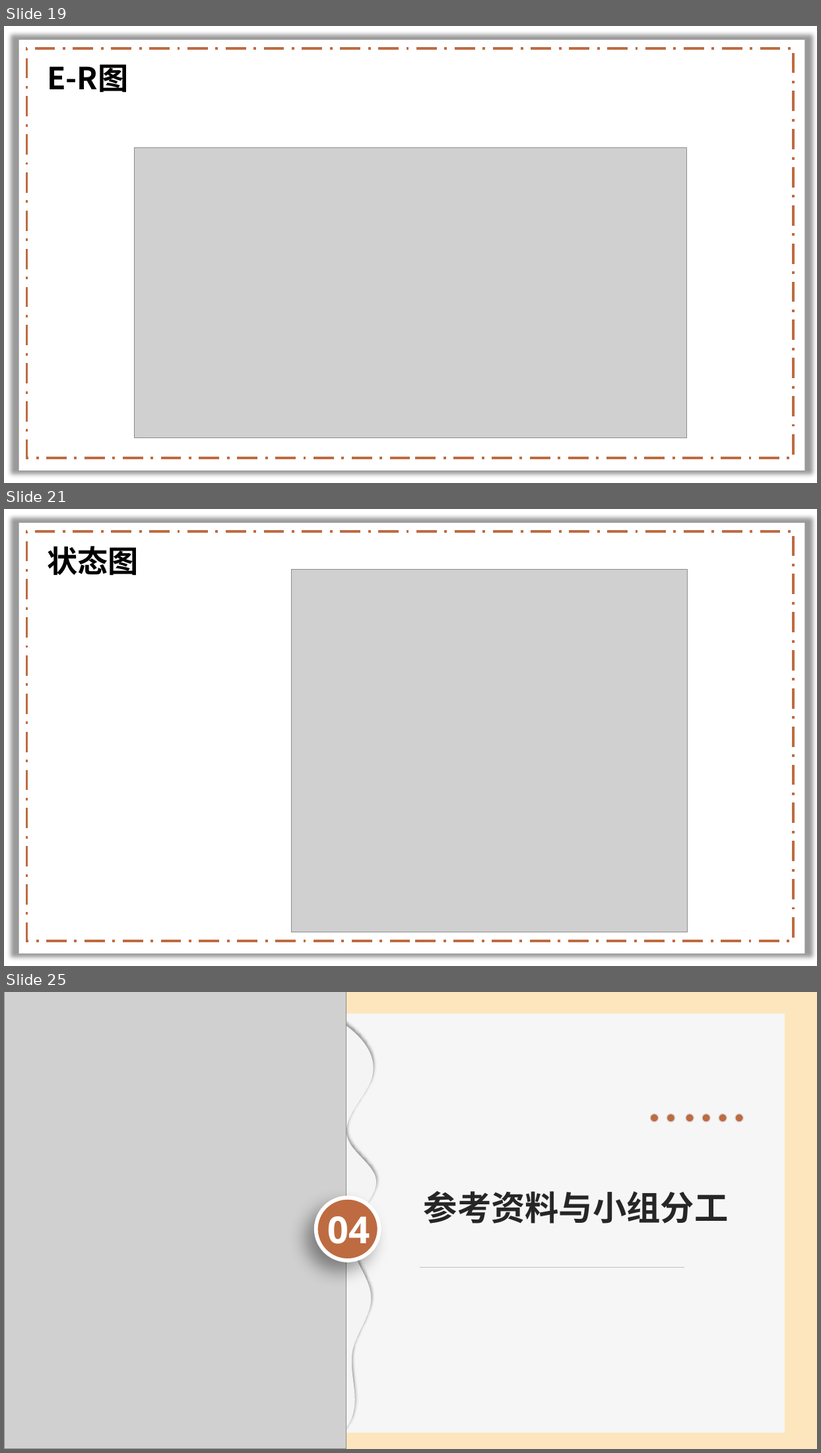
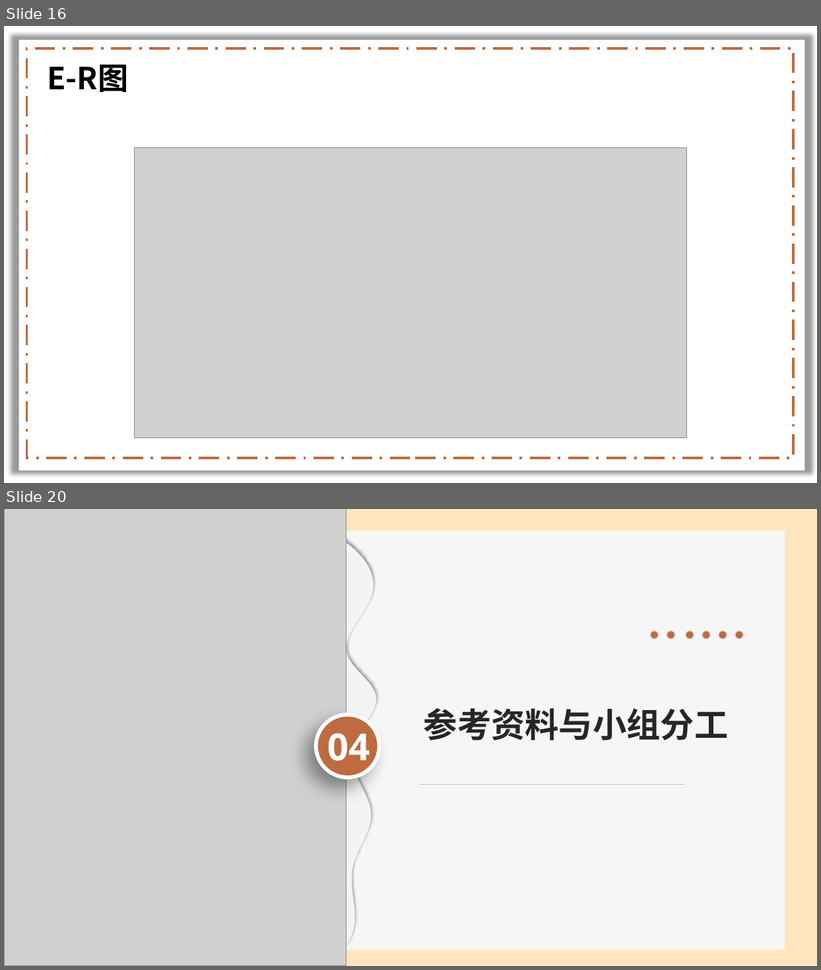
Before and after one commit to lenovo-wu/G11ZUCC, a slide deck: 需求规格说明.pptx. Shown one above the other, each under a label of ours: slides 19, 21 and 25 before the commit, slides 16 and 20 after it; the slides between them are not shown. The pictures are 821x1453 and 821x970 pixels, drawn with LibreOffice and Linux fonts; fonts in the diff are those of the drawing; grey boxes stand for pictures; background and template pictures are left out. Boxes give left, top, right and bottom in pixels: in the first picture for what was removed or moved away, otherwise in the second. Text is boxed around its words. In the diff, an @@ line names an element or a change of style, - is before the commit and + after.

```diff
--- a/需求规格说明.pptx
+++ b/需求规格说明.pptx
@@ slide 21 removed at box(4, 509, 817, 966), background picture (left out); not listed: 2 template elements that a slide beside it also shows @@
@@ text removed at box(47, 546, 139, 575) @@
-状态图
@@ picture removed at box(291, 569, 687, 932) @@
@@ what was slide 19 is now slide 16 @@
@@ what was slide 25 is now slide 20 @@
```
Also in this commit, not shown: 8 slides changed, 1 slide added, 5 other slides removed.
